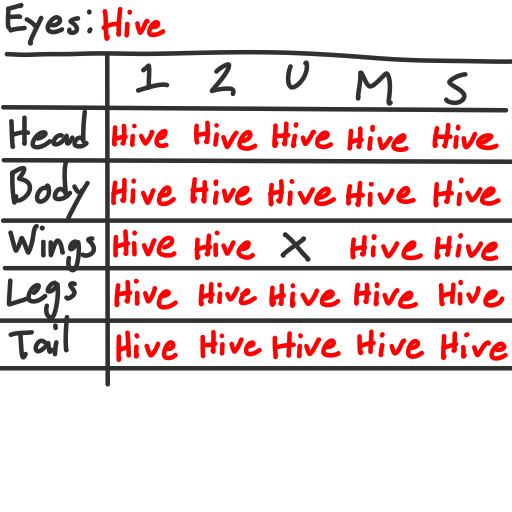
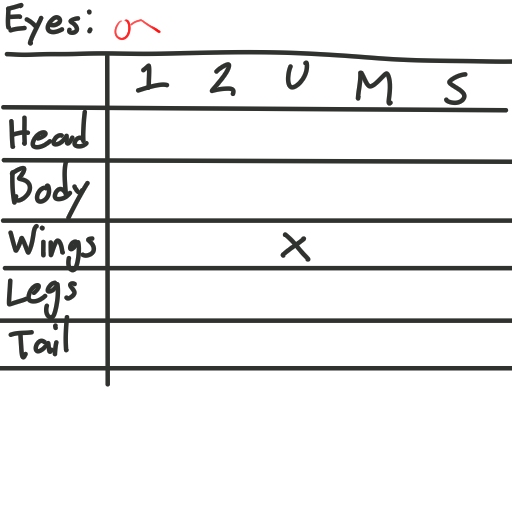
Layered file, before and after one edit (512x512). Changes by layer:
hid group "hive" (31 layers) over (x1=101, y1=7, x2=508, y2=362)
added layer "eyes" (7th of 7) above "background" over (x1=101, y1=7, x2=166, y2=41)
painted on "white" over (x1=101, y1=7, x2=508, y2=362)
